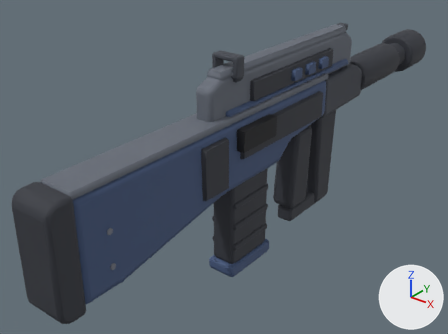
Renders of the glTF model roblox/assets/weapons-kit/src/w_burst.glb from each side of a commit.
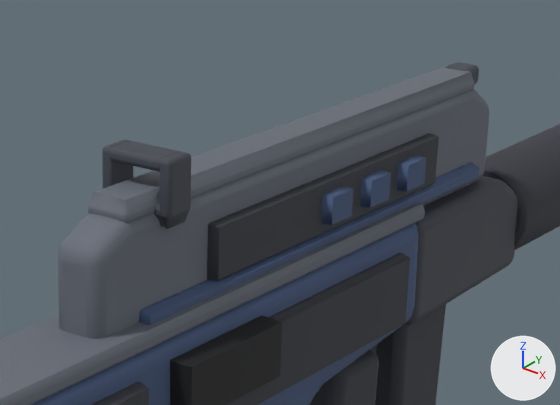
Each version is shown whole from a camera (50 mm lens) standing at (0.64, -0.932, 0.451) and looking at (-0.08, -0.032, -0.107), then close up on the part from 39% to 84% of the width and 0% to 44% of the height. The axes (+X, +Y, +Z) are drawn at lower right. The lights are the same throughout. The first two pictures are the older version. Where no turn or scale is listed for an object, it has been applied to the vertices. Vertices at exactly the same position are counted once.

Objects in the first close-up: 'barrel_wzB', 'body_wzA', 'body_wzN', 'deck_wzA', 'fore_wzB', 'grip_wzB', 'handle_wzA', 'handle_wzN', 'handle_wzN.001', 'handle_wzN.002', 'loop_wzB', 'trim_wzN'.
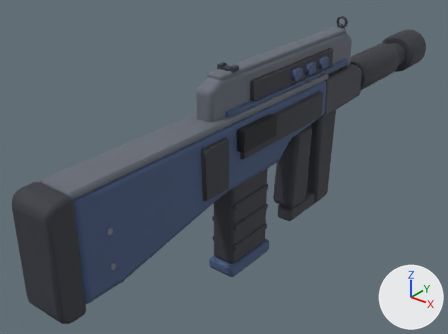
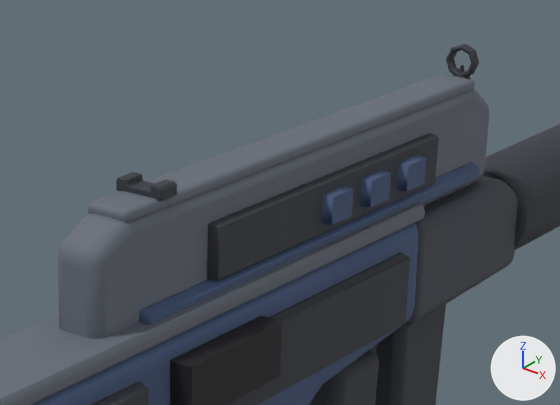
Location of each change, (x1, y1, x2, y2) in pixels of the close-ups (560 x 405 px; the box of a moved part takes in the faces that stretch with it):
'handle_wzN', reshaped: before (58, 67, 489, 339); after (58, 75, 489, 339)
'handle_wzN.002', deleted: before (102, 62, 479, 229)
'sight_wzN', added: after (116, 44, 479, 201)
part 1 of me_handle_wzn, moved or reshaped: before (90, 67, 473, 212); after (90, 75, 472, 212)

What the commit changed:
me_handle_wzn is used by ob_handle_wzn; location (0.0, 0.0, 0.0).
Before the commit, vertices of me_handle_wzn: 169 (-0.013, -0.157, 0.143) at pixel (92, 192), 182 (-0.013, 0.267, 0.143) at pixel (442, 66), 216 (0.013, -0.157, 0.143) at pixel (125, 200), 229 (0.013, 0.267, 0.143) at pixel (471, 71).
me_handle_wzn had 240 vertices, 472 faces and spanned x -0.018..0.018, y -0.19..0.3, z 0.044..0.143.
me_handle_wzn now has 240 vertices, 472 faces and spans x -0.018..0.018, y -0.19..0.3, z 0.044..0.137.
Part 1, on me_handle_wzn:
Vertices 169, 182, 216, 229 of me_handle_wzn move by (0.0, 0.0, -0.006).
Mesh me_sight_wzn is new.
It has 166 vertices, 320 faces and spans x -0.018..0.018, y -0.128..0.28, z 0.128..0.161.
It uses material mat_dark (dark grey #353840).
Object 'handle_wzN.002' (ob_handle_wzn_002) is deleted.
Object 'sight_wzN' (ob_sight_wzn) is new; it shows me_sight_wzn.
Its location is (0.0, 0.0, 0.0).
